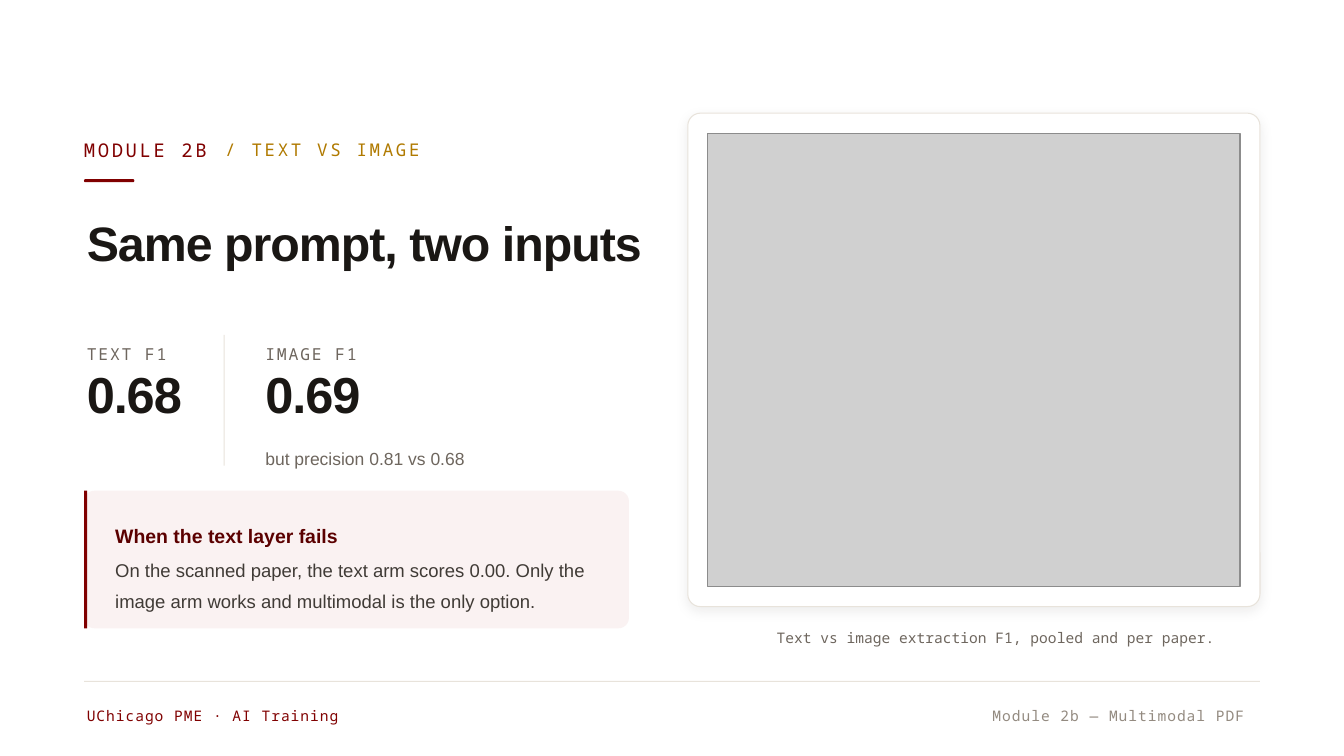
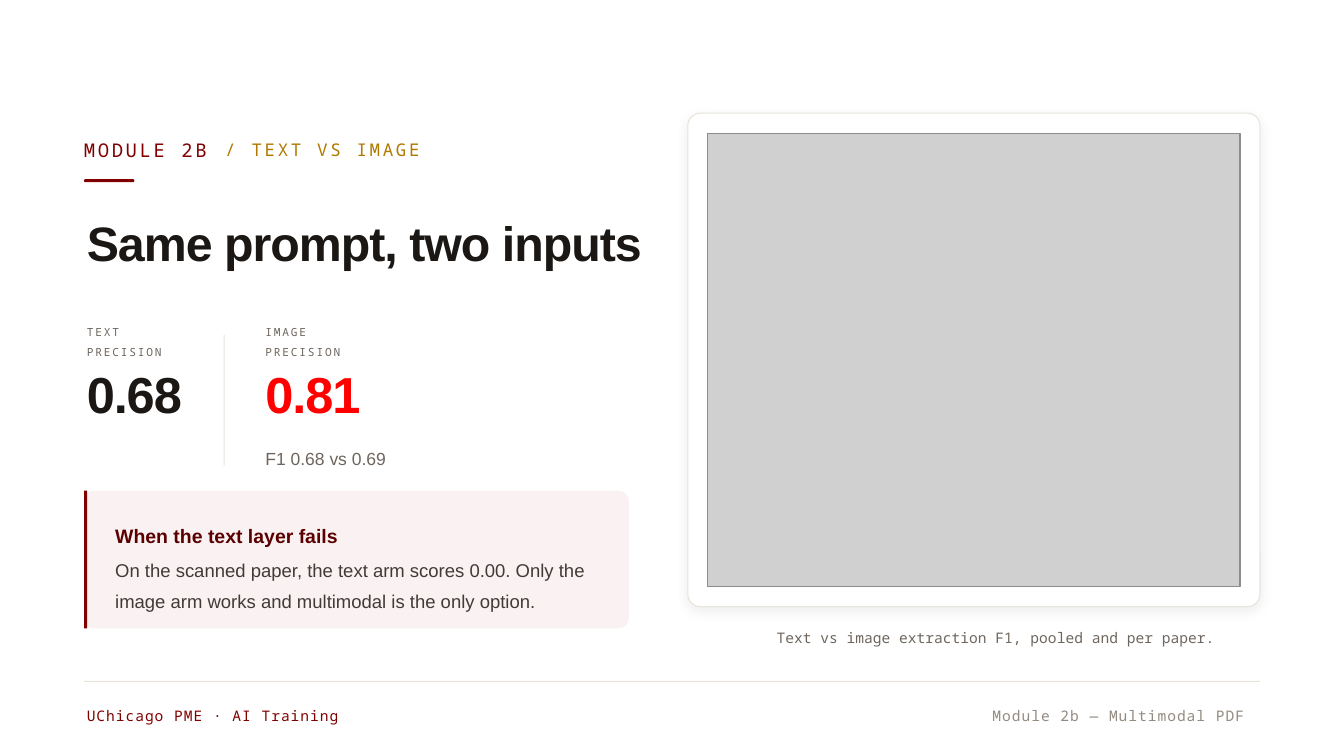
Before and after one commit to ruiding-uchicago/NRT_Training_Materials, a slide deck: slide 16 of UChicago-PME-AI-Training.pptx (slide 14 before the commit). Drawn at 1344x756 pixels with LibreOffice and Linux fonts; fonts in the diff are those of the drawing; grey boxes stand for pictures. Boxes give left, top, right and bottom in pixels: in the first picture for what was removed or moved away, otherwise in the second. Text is boxed around its words. In the diff, an @@ line names an element or a change of style, - is before the commit and + after.

```diff
--- a/UChicago-PME-AI-Training.pptx
+++ b/UChicago-PME-AI-Training.pptx
@@ text at [87, 328, 162, 356]: text changed; size 11.8 to 8 pt @@
-TEXT F1
+TEXT
+PRECISION
@@ text at [265, 328, 340, 356]: text changed; size 11.8 to 8 pt @@
-IMAGE F1
+IMAGE
+PRECISION
@@ text at [265, 377, 360, 414]: text changed; text colour #1A1714 to #FF0000 @@
-0.69
+0.81
@@ text at [265, 453, 386, 465]: text changed @@
-but precision 0.81 vs 0.68
+F1 0.68 vs 0.69
```
Also in this commit, not shown: 3 other slides changed, 4 slides added.
